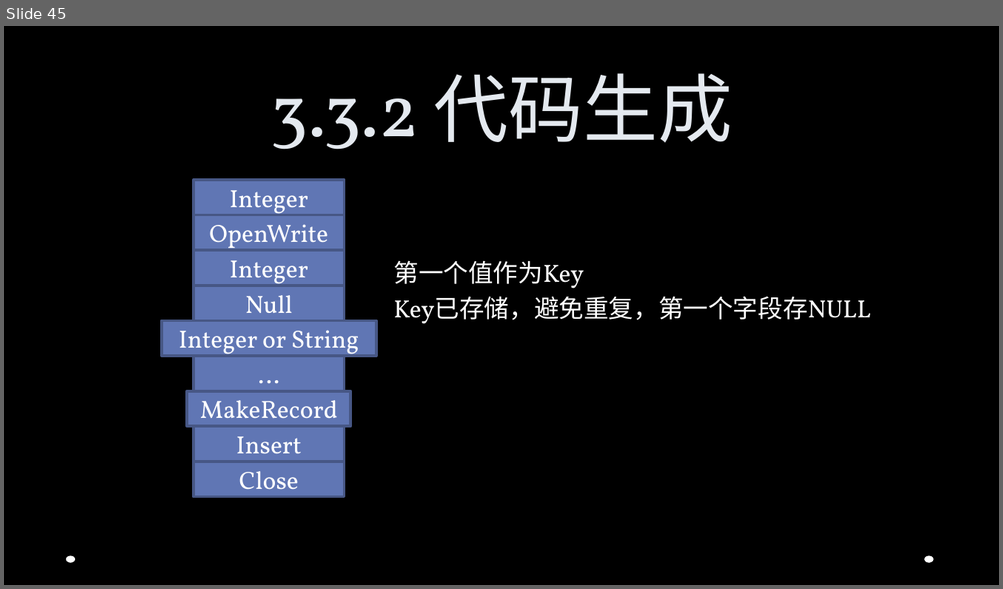
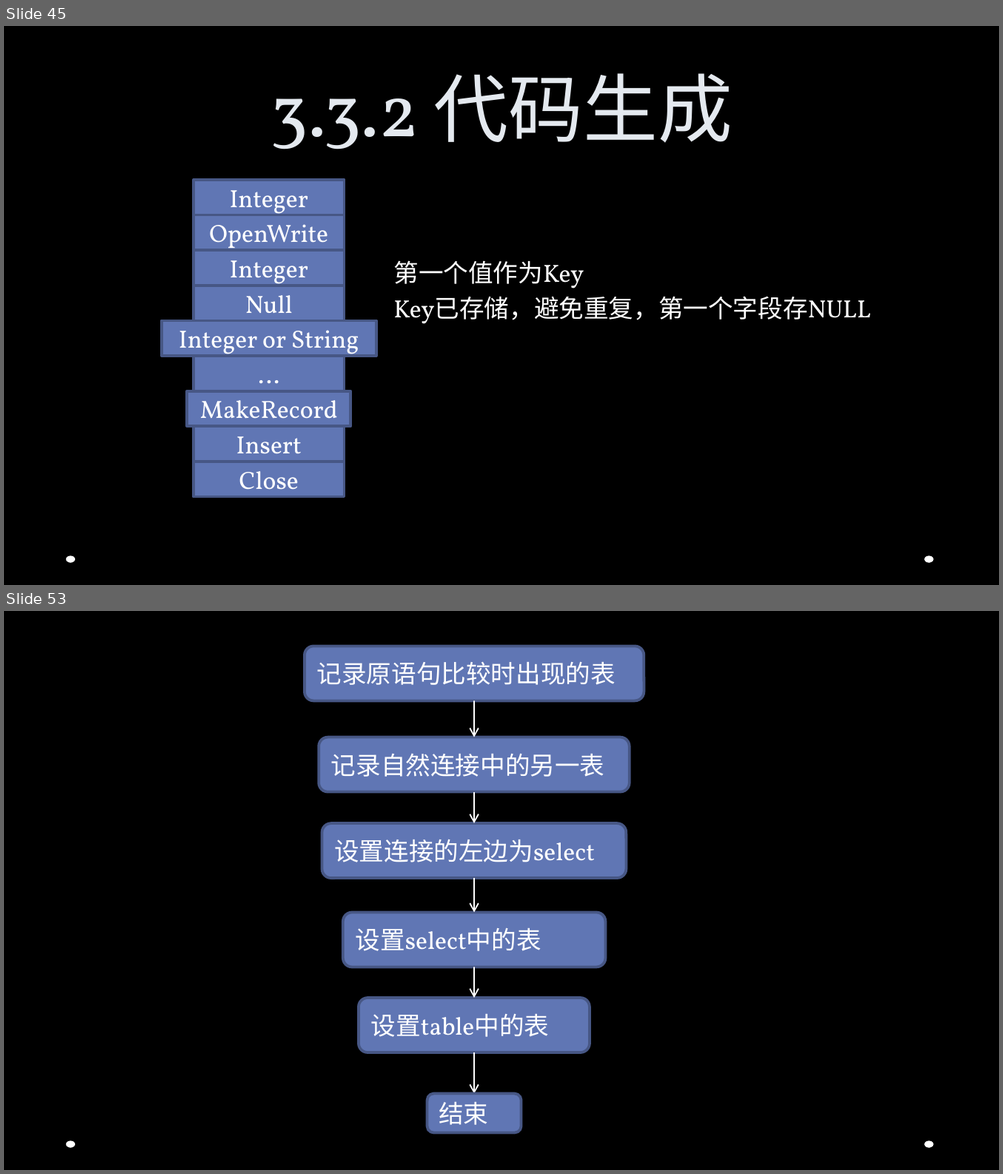
Before and after one commit to Jusot/chidb, a slide deck: documents/slides/ppt.pptx. Shown one above the other, each under a label of ours: slide 45 before the commit, slides 45 and 53 after it; the slides between them are not shown. The pictures are 1003x589 and 1003x1174 pixels, drawn with LibreOffice and Linux fonts; fonts in the diff are those of the drawing; background and template pictures are left out. Boxes give left, top, right and bottom in pixels: in the first picture for what was removed or moved away, otherwise in the second. Text is boxed around its words. In the diff, an @@ line names an element or a change of style, - is before the commit and + after.

```diff
--- a/documents/slides/ppt.pptx
+++ b/documents/slides/ppt.pptx
@@ slide 53 added at box(4, 611, 999, 1170), background picture (left out); not listed: 2 template elements that a slide beside it also shows @@
@@ rounded rectangle added at box(304, 646, 643, 701), fill #6076B4, outline #475785 2 pt, 18 pt, text #FFFFFF @@
+记录原语句比较时出现的表
@@ arrow added from (475, 701) to (473, 738), #FFFFFF 1 pt @@
@@ rounded rectangle added at box(318, 738, 629, 792), fill #6076B4, outline #475785 2 pt, 18 pt, text #FFFFFF @@
+记录自然连接中的另一表
@@ arrow added from (473, 792) to (473, 824), #FFFFFF 1 pt @@
@@ rounded rectangle added at box(322, 824, 626, 879), fill #6076B4, outline #475785 2 pt, 18 pt, text #FFFFFF @@
+设置连接的左边为select
@@ arrow added from (473, 879) to (475, 912), #FFFFFF 1 pt @@
@@ rounded rectangle added at box(343, 912, 606, 967), fill #6076B4, outline #475785 2 pt, 18 pt, text #FFFFFF @@
+设置select中的表
@@ arrow added from (475, 967) to (473, 998), #FFFFFF 1 pt @@
@@ rounded rectangle added at box(358, 998, 589, 1053), fill #6076B4, outline #475785 2 pt, 18 pt, text #FFFFFF @@
+设置table中的表
@@ arrow added from (473, 1053) to (475, 1094), #FFFFFF 1 pt @@
@@ rounded rectangle added at box(427, 1094, 521, 1133), fill #6076B4, outline #475785 2 pt, 18 pt, text #FFFFFF @@
+结束
```
Also in this commit, not shown: 4 slides changed, 6 other slides added.
